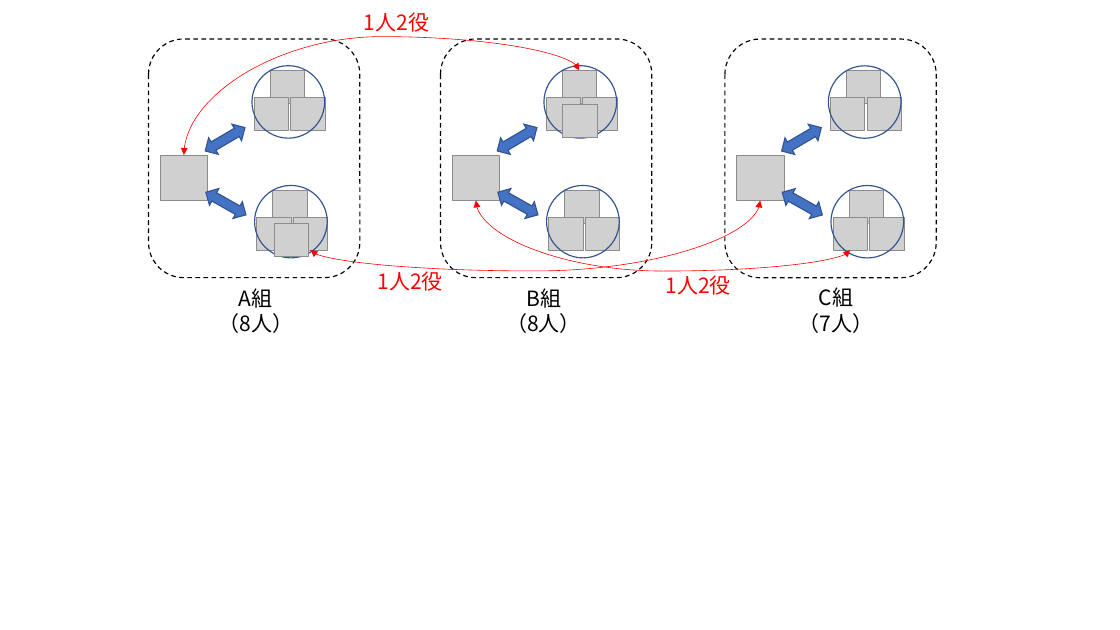
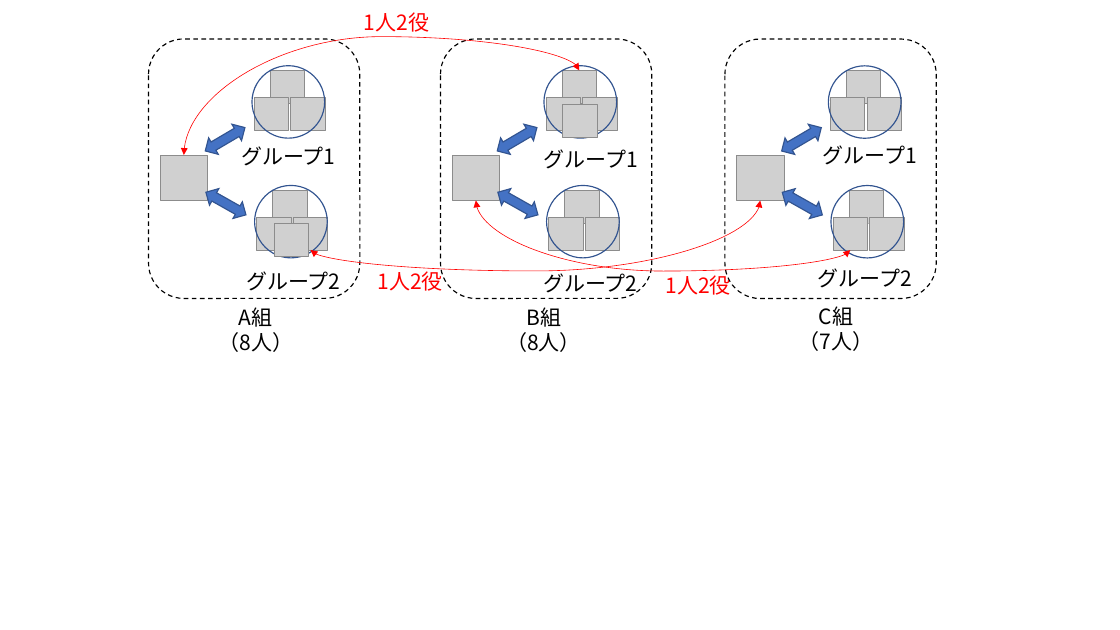
Before and after one commit to oyamadashin/remote, a slide deck: slide 9 of 図/図.pptx. Drawn at 1120x630 pixels with LibreOffice and Linux fonts; fonts in the diff are those of the drawing; grey boxes stand for pictures. Boxes give left, top, right and bottom in pixels: in the first picture for what was removed or moved away, otherwise in the second. Text is boxed around its words. In the diff, an @@ line names an element or a change of style, - is before the commit and + after.

```diff
--- a/図/図.pptx
+++ b/図/図.pptx
@@ rounded rectangle: place and size @@
-rounded rectangle at [149, 39, 360, 277]
+rounded rectangle at [149, 39, 360, 298]
@@ rounded rectangle: place and size @@
-rounded rectangle at [440, 39, 652, 277]
+rounded rectangle at [440, 39, 652, 298]
@@ rounded rectangle: place and size @@
-rounded rectangle at [725, 39, 937, 277]
+rounded rectangle at [725, 39, 937, 298]
@@ text added at [241, 146, 335, 166], 18 pt, text #000000 @@
+グループ1
@@ text added at [544, 149, 638, 169], 18 pt, text #000000 @@
+グループ1
@@ text added at [823, 145, 917, 165], 18 pt, text #000000 @@
+グループ1
@@ text added at [817, 268, 911, 288], 18 pt, text #000000 @@
+グループ2
@@ text added at [246, 271, 340, 291], 18 pt, text #000000 @@
+グループ2
@@ text added at [543, 270, 637, 296], 18 pt, text #000000 @@
+グループ2
@@ 3 texts: place and size @@
-3 texts at [218, 287, 874, 333]
+3 texts at [218, 306, 874, 352]
```
Also in this commit, not shown: 1 other slide changed, 1 slide added, 1 slide removed, 14 other files.
